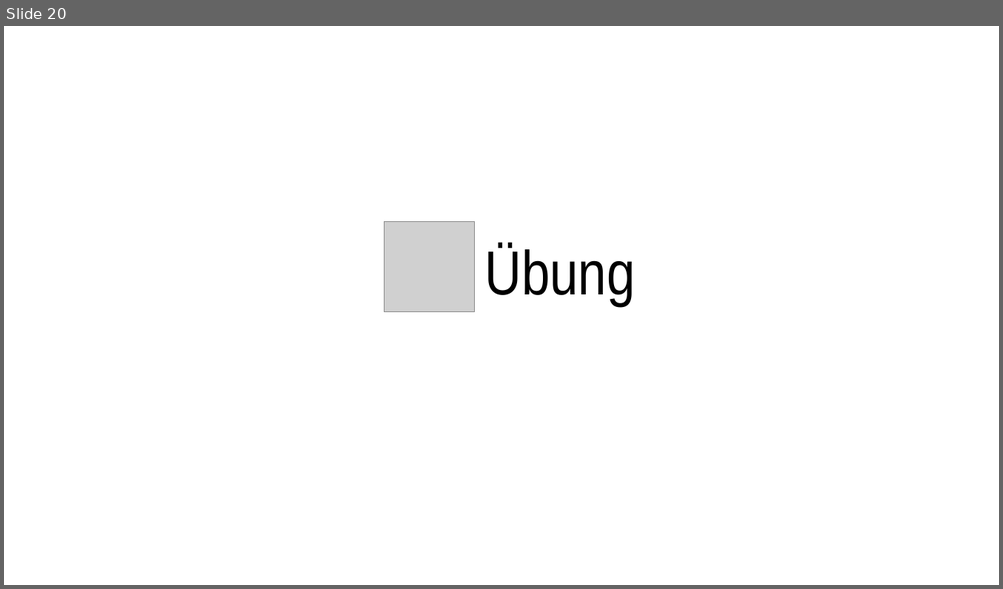
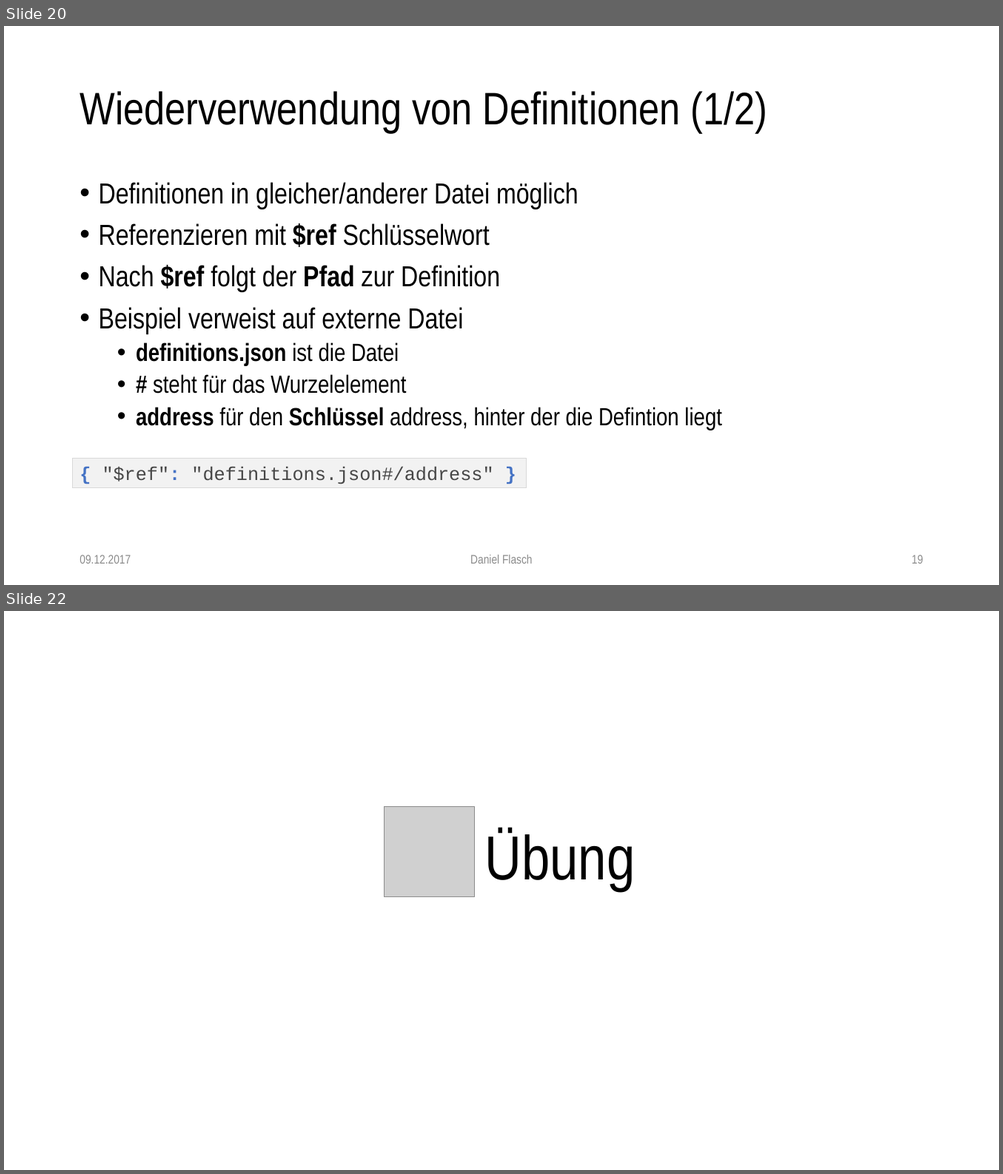
Before and after one commit to dflasch/jsonSchemaEdu, a slide deck: doc/json-schema.pptx. Shown one above the other, each under a label of ours: slide 20 before the commit, slides 20 and 22 after it; the slides between them are not shown. The pictures are 1003x589 and 1003x1174 pixels, drawn with LibreOffice and Linux fonts; fonts in the diff are those of the drawing; grey boxes stand for pictures. Boxes give left, top, right and bottom in pixels: in the first picture for what was removed or moved away, otherwise in the second. Text is boxed around its words. In the diff, an @@ line names an element or a change of style, - is before the commit and + after.

```diff
--- a/doc/json-schema.pptx
+++ b/doc/json-schema.pptx
@@ slide 20 added at (4,26,999,585), background #FFFFFF @@
@@ title added at (79,91,768,133), 44 pt, text #000000 @@
+Wiederverwendung von Definitionen (1/2)
@@ text added at (99,182,722,430), 28 pt, text #000000 @@
+• Definitionen in gleicher/anderer Datei möglich
+• Referenzieren mit $ref Schlüsselwort
+• Nach $ref folgt der Pfad zur Definition
+• Beispiel verweist auf externe Datei
+  • definitions.json ist die Datei
+  • # steht für das Wurzelelement
+  • address für den Schlüssel address, hinter der die Defintion liegt
@@ rectangle added at (73,459,526,488), fill #F2F2F2, outline #D9D9D9 0.75 pt, 18 pt, text #464646 @@
+{ "$ref": "definitions.json#/address" }
@@ text added at (79,555,131,564), 12 pt, text #8C8C8C @@
+09.12.2017
@@ text added at (470,555,532,564), 12 pt, text #8C8C8C @@
+Daniel Flasch
@@ page number added at (911,555,922,564), 12 pt, text #8C8C8C @@
+19
@@ what was slide 20 is now slide 22 @@
```
Also in this commit, not shown: 4 slides changed, 2 other slides added, 1 other file.
